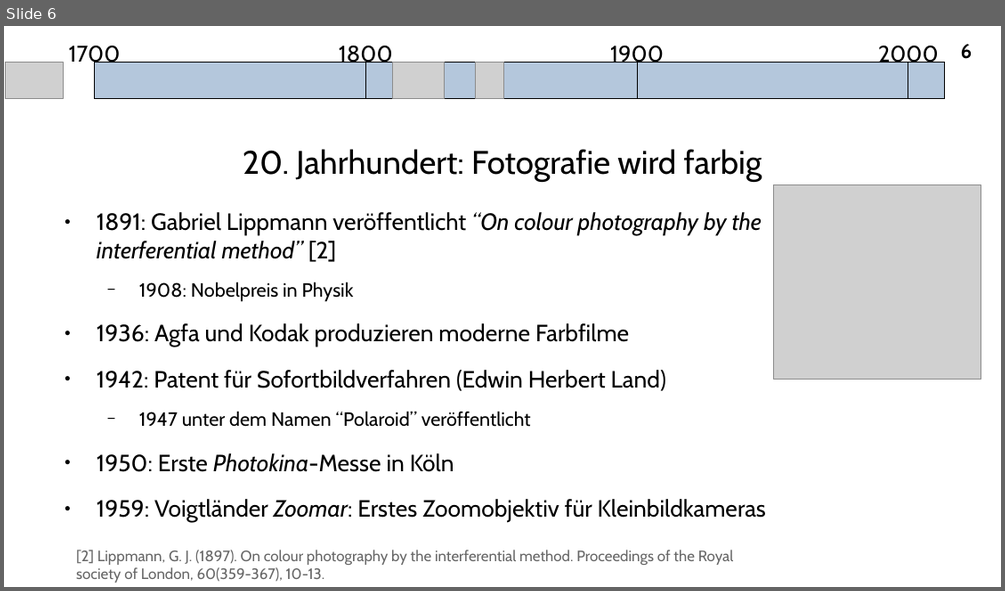
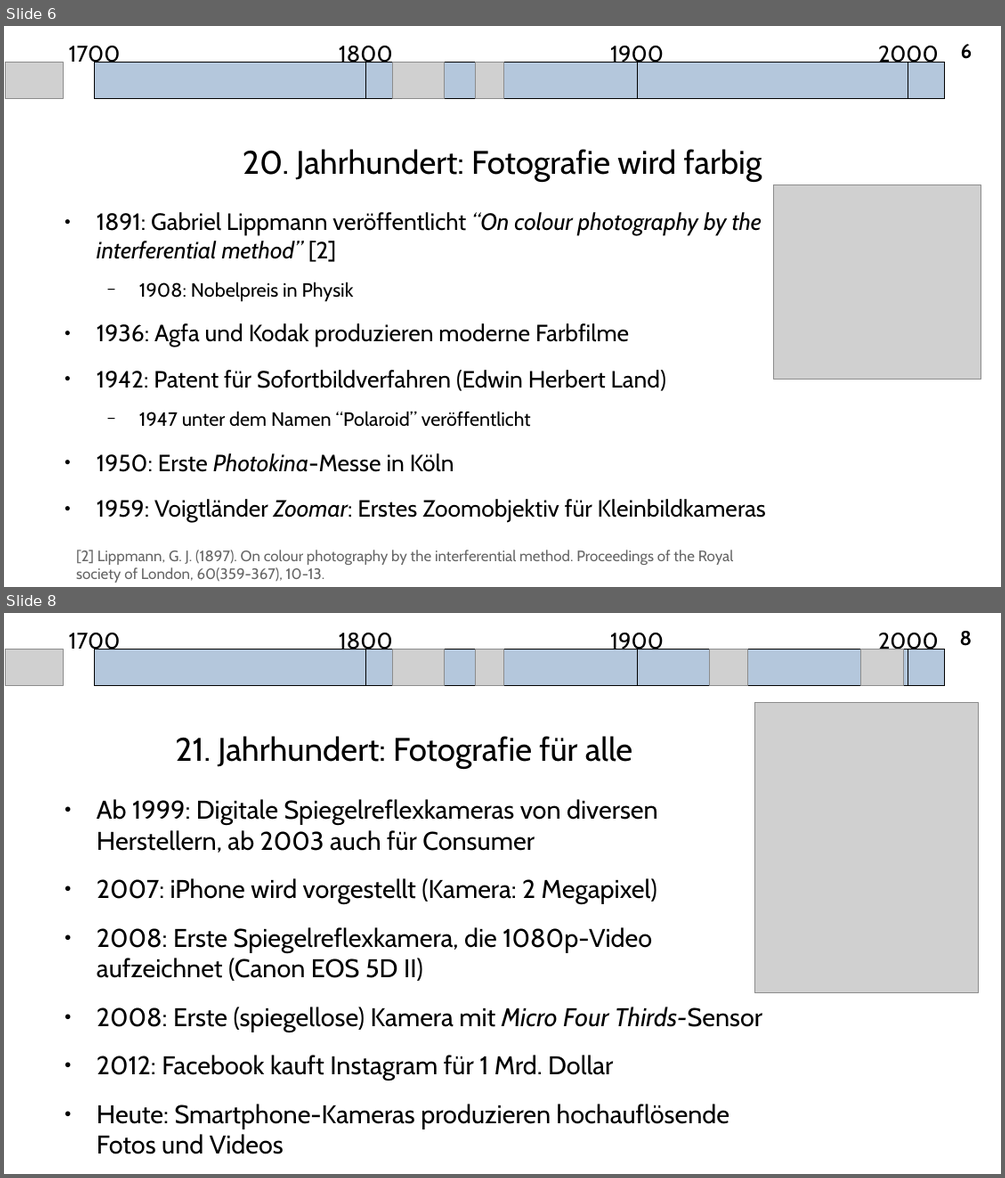
Before and after one commit to A-Schmid/PhotographyCourse, a slide deck: slides_de/history.odp. Shown one above the other, each under a label of ours: slide 6 before the commit, slides 6 and 8 after it; the slides between them are not shown. The pictures are 1005x591 and 1005x1178 pixels, drawn with LibreOffice and Linux fonts; fonts in the diff are those of the drawing; grey boxes stand for pictures. Boxes give left, top, right and bottom in pixels: in the first picture for what was removed or moved away, otherwise in the second. Text is boxed around its words. In the diff, an @@ line names an element or a change of style, - is before the commit and + after.

```diff
--- a/slides_de/history.odp
+++ b/slides_de/history.odp
@@ slide 8 added at box(4, 613, 1001, 1174), background #FFFFFF; not listed: 1 template element that a slide beside it also shows @@
@@ text added at box(69, 633, 121, 654), 18 pt, text #000000 @@
+1700
@@ text added at box(339, 630, 393, 654), 18 pt, text #000000 @@
+1800
@@ text added at box(610, 633, 663, 654), 18 pt, text #000000 @@
+1900
@@ text added at box(878, 633, 938, 654), 18 pt, text #000000 @@
+2000
@@ picture added at box(6, 649, 64, 685) @@
@@ rectangle added at box(95, 649, 945, 685), fill #B4C7DC, outline #000000 0 pt @@
@@ line added from (366, 649) to (366, 685), #000000 0 pt @@
@@ picture added at box(393, 649, 445, 685) @@
@@ picture added at box(476, 649, 503, 685) @@
@@ line added from (637, 649) to (637, 685), #000000 0 pt @@
@@ picture added at box(710, 649, 748, 685) @@
@@ picture added at box(860, 649, 904, 685) @@
@@ line added from (908, 649) to (908, 685), #000000 0 pt @@
@@ picture added at box(755, 703, 979, 993) @@
@@ title added at box(175, 736, 633, 769), 26 pt, text #000000 @@
+21. Jahrhundert: Fotografie für alle
@@ text added at box(97, 799, 762, 1154), 20.4 pt, text #000000 @@
+● Ab 1999: Digitale Spiegelreflexkameras von diversen Herstellern, ab 2003 auch für Consumer
+● 2007: iPhone wird vorgestellt (Kamera: 2 Megapixel)
+● 2008: Erste Spiegelreflexkamera, die 1080p-Video aufzeichnet (Canon EOS 5D II)
+● 2008: Erste (spiegellose) Kamera mit Micro Four Thirds-Sensor
+● 2012: Facebook kauft Instagram für 1 Mrd. Dollar
+● Heute: Smartphone-Kameras produzieren hochauflösende Fotos und Videos
```
Also in this commit, not shown: 1 slide changed, 1 other slide added, 1 slide removed, 4 other files.
